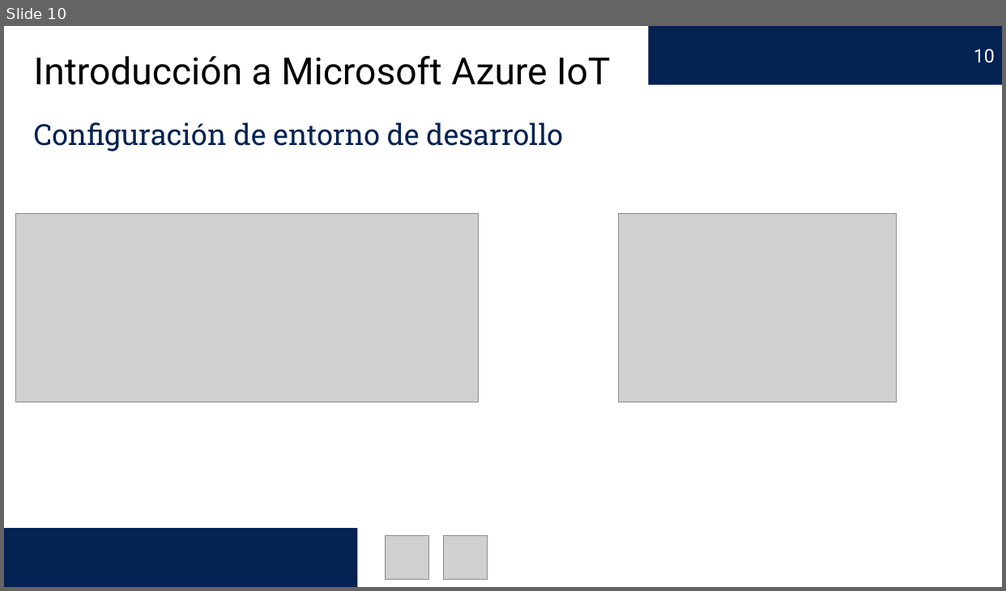
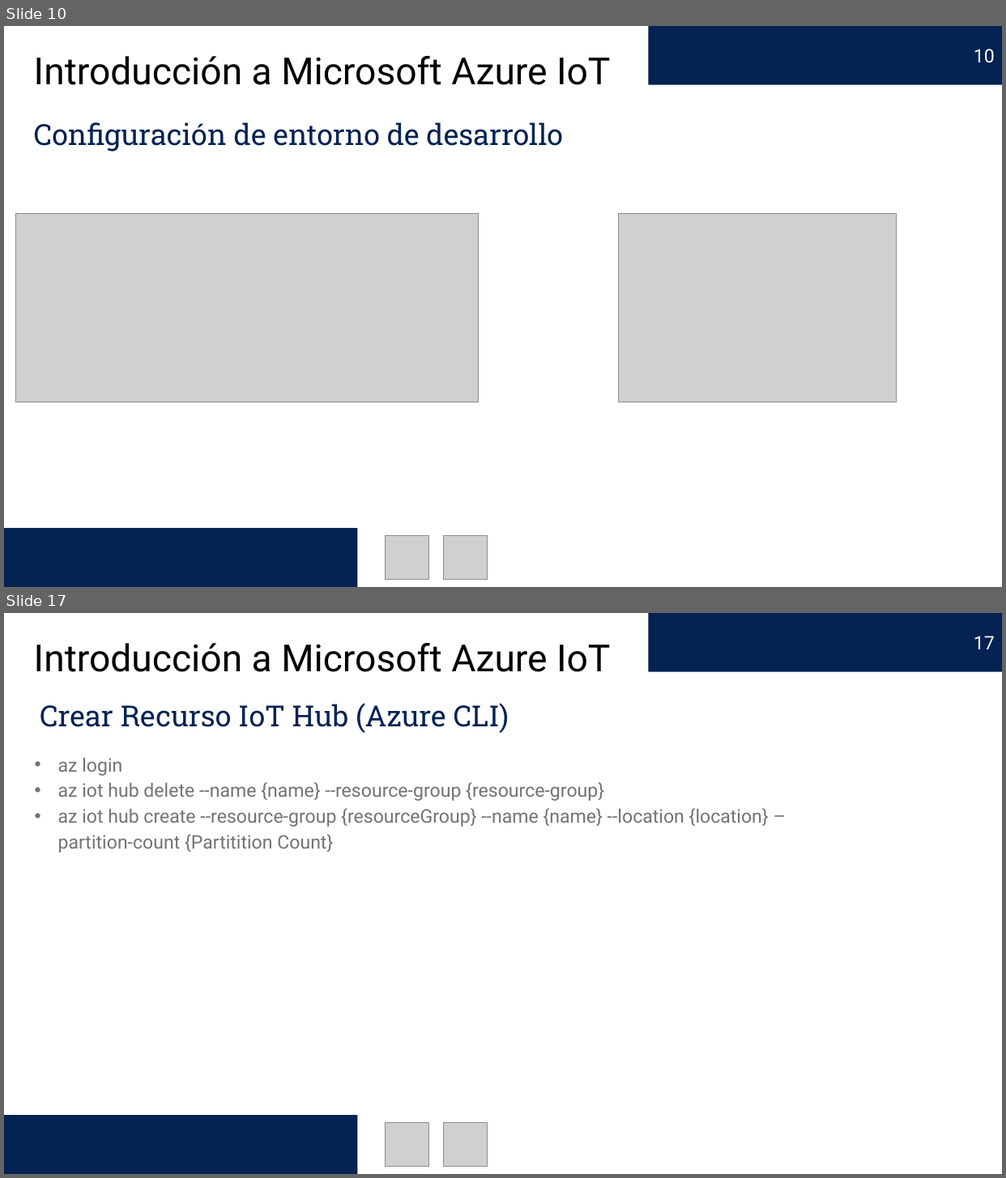
Before and after one commit to edercarmona/AzureIoT, a slide deck: Introducción a Microsoft Azure IoT.pptx. Shown one above the other, each under a label of ours: slide 10 before the commit, slides 10 and 17 after it; the slides between them are not shown. The pictures are 1006x591 and 1006x1178 pixels, drawn with LibreOffice and Linux fonts; fonts in the diff are those of the drawing; grey boxes stand for pictures. Boxes give left, top, right and bottom in pixels: in the first picture for what was removed or moved away, otherwise in the second. Text is boxed around its words. In the diff, an @@ line names an element or a change of style, - is before the commit and + after.

```diff
--- a/Introducción a Microsoft Azure IoT.pptx
+++ b/Introducción a Microsoft Azure IoT.pptx
@@ slide 17 added at box(4, 613, 1002, 1174), background #FFFFFF @@
@@ page number added at box(649, 613, 1002, 672), fill #042252, 18 pt, text #FFFFFF @@
+17
@@ text added at box(34, 643, 610, 672), 36 pt, text #000000 @@
+Introducción a Microsoft Azure IoT
@@ text added at box(40, 703, 509, 733), 28 pt, text #042252 @@
+Crear Recurso IoT Hub (Azure CLI)
@@ text added at box(58, 757, 769, 853), 18 pt, text #737373 @@
+• az login
+• az iot hub delete --name {name} --resource-group {resource-group}
+• az iot hub create --resource-group {resourceGroup} --name {name} --location {location} –partition-count {Partitition Count}
@@ rectangle added at box(4, 1115, 357, 1174), fill #042252 @@
@@ picture added at box(385, 1122, 429, 1167) @@
@@ picture added at box(444, 1122, 488, 1167) @@
```
Also in this commit, not shown: 4 slides changed, 8 other slides added, 40 other files.
